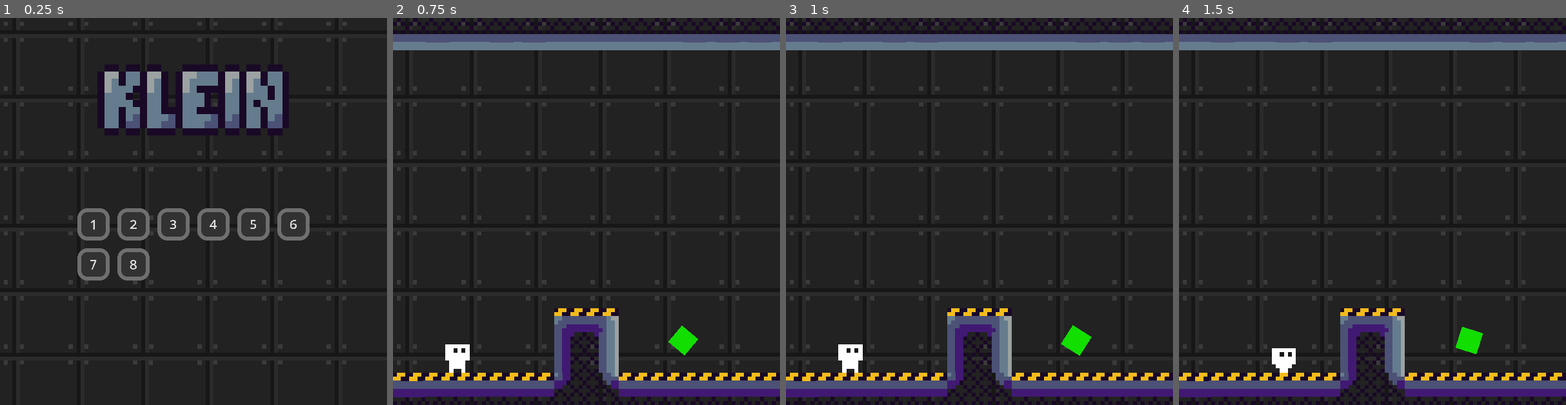
Above: before the commit, frames 1-4 (left to right).
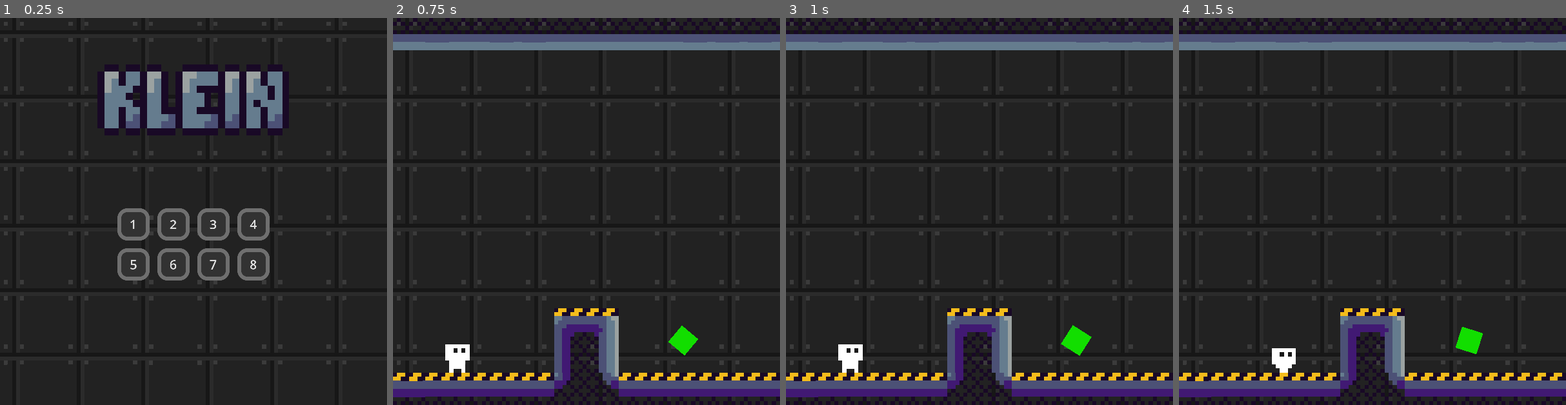
Above: after the commit, the same moments.

Repository: Omnikar/klein
Game: Godot game, scene res://assets/scenes/areas/menu.tscn
Two runs of this game, one before a commit and one after it. Both use one fixed random seed, a clock stepped at 60 frames per second and the inputs below.
Inputs:
- Up to frame 1 (0.25 s): no input
- Up to frame 2 (0.75 s): click "1" at 0.5 s
- Up to frame 3 (1 s): no input
- Up to frame 4 (1.5 s): hold D (move_right) from 1.28 s (still down); tap E (interact) at 1.35 s

The runs differ from the first frame. In frame 1, 1.9% of the frame differs, in the area x 20-80%, y 49-68%; in frame 2, nothing differs; in frame 3, nothing differs; in frame 4, nothing differs.

Commit message:
Fix step sfx getting truncated

Diff:
--- a/assets/scenes/areas/menu.tscn
+++ b/assets/scenes/areas/menu.tscn
@@ -79,7 +79,7 @@
 offset_right = 60.0
 offset_bottom = 120.0
 grow_horizontal = 2
-columns = 6
+columns = 4
 
 [node name="Title" type="TextureRect" parent="."]
 layout_mode = 1
--- a/assets/scripts/player_controller.gd
+++ b/assets/scripts/player_controller.gd
@@ -140,12 +140,9 @@
 	elif cos(rotation) < -0.01:
 		direction *= -1
 
-	if direction and abs(relative_x_vel()) > 0.01 and is_on_floor():
-		if !step_sfx.playing:
-			step_sfx.pitch_scale = randf_range(0.9, 1.1)
-			step_sfx.play()
-	else:
-		step_sfx.stop()
+	if direction and abs(relative_x_vel()) > 0.01 and is_on_floor() and !step_sfx.playing:
+		step_sfx.pitch_scale = randf_range(0.9, 1.1)
+		step_sfx.play()
 
 	if direction:
 		set_relative_x_vel(direction * speed)
